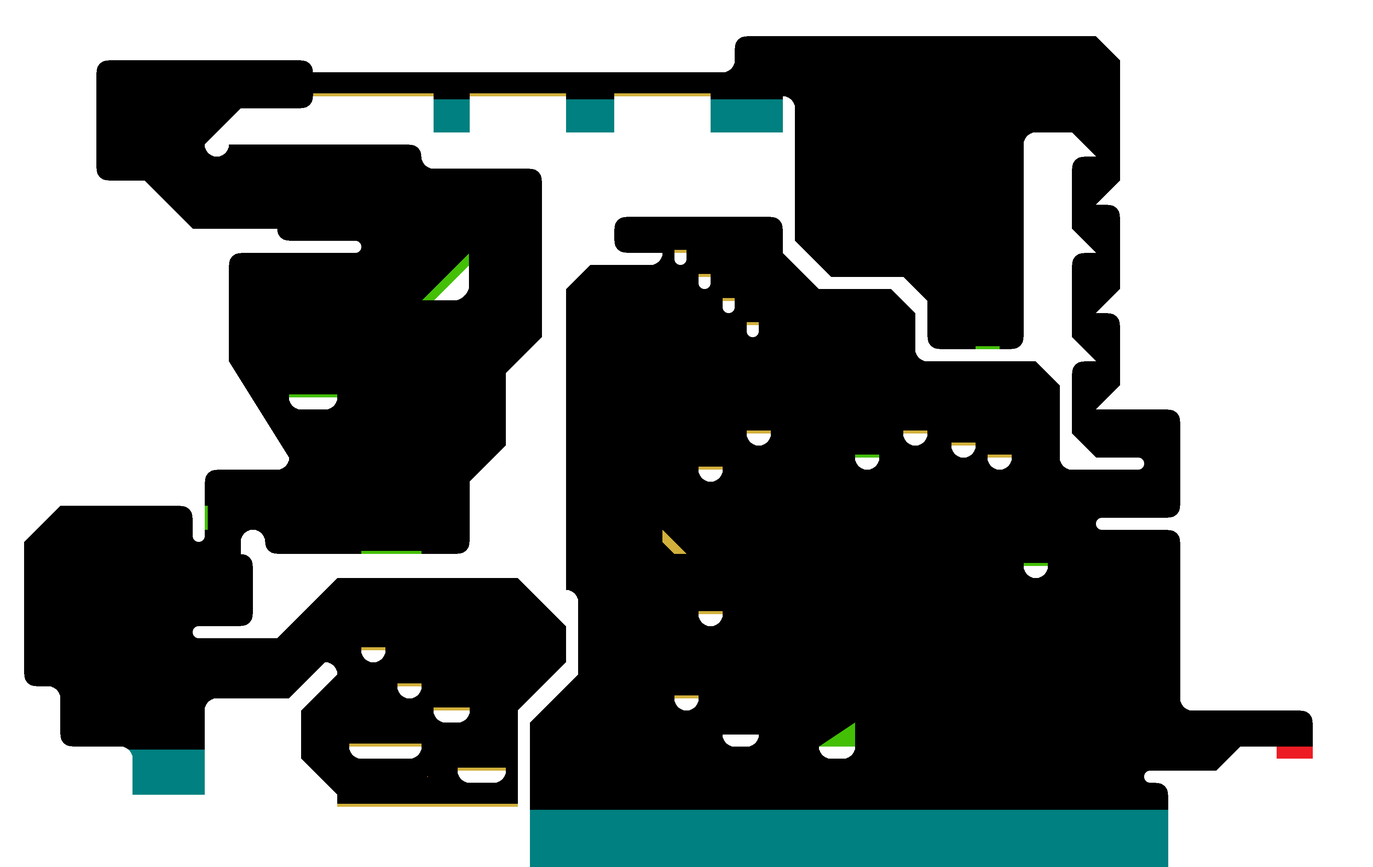
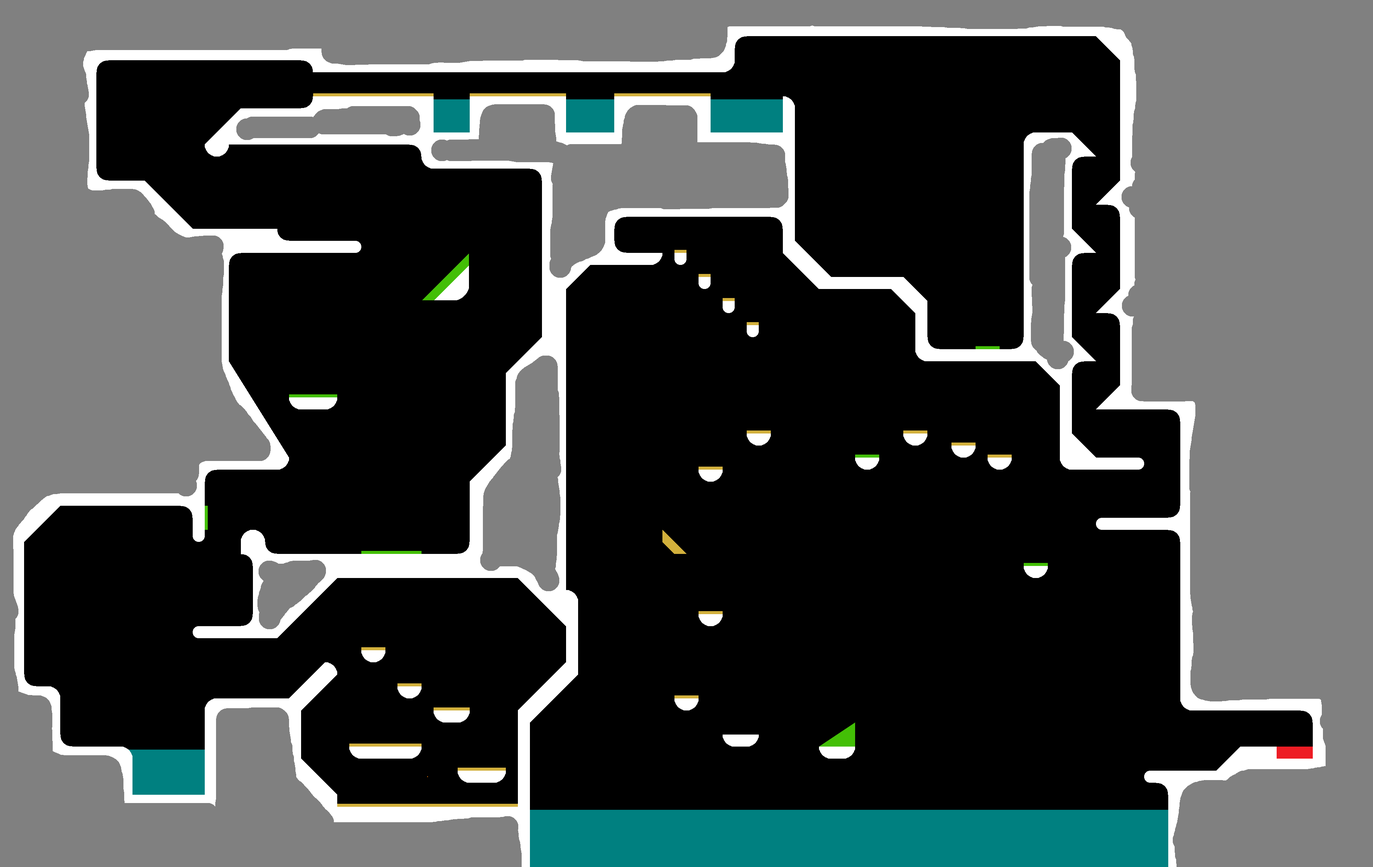
Two versions of the same layered image (w=1373, h=867). Layer-by-layer changes:
added layer "ignore" above "white" over [0, 0, 1373, 867]
